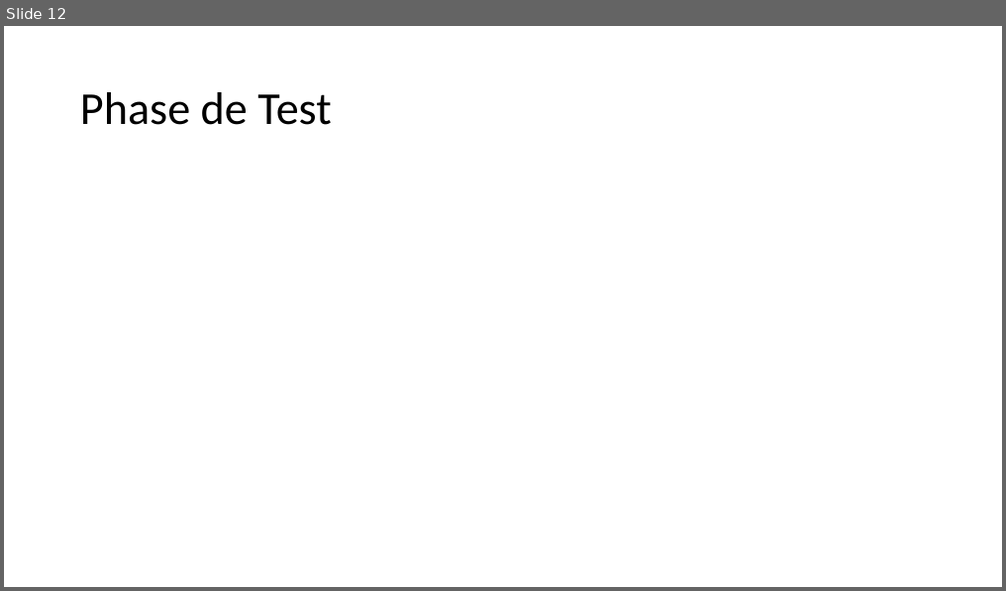
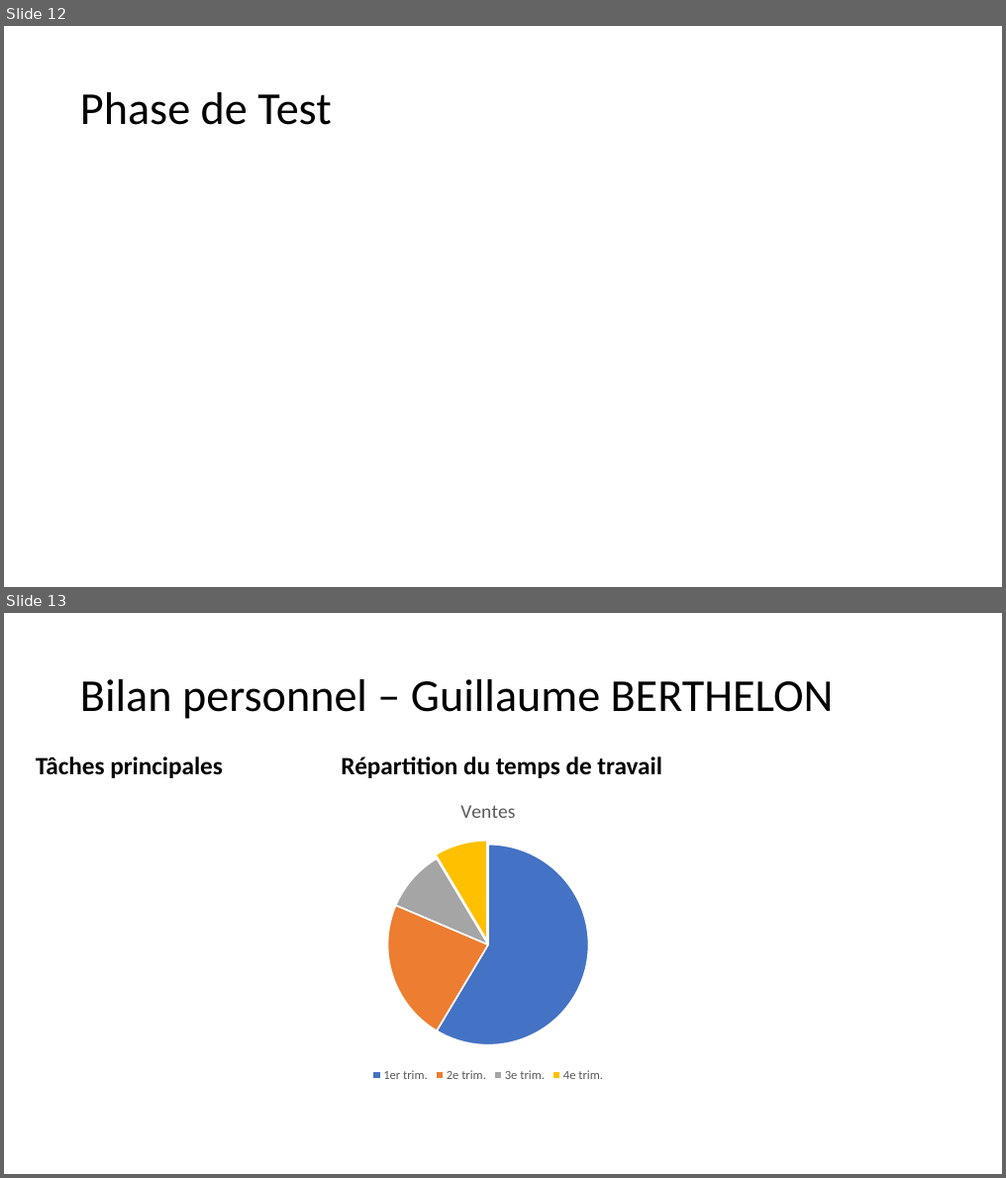
Before and after one commit to PorteAntoine/IHM_PEPPER_CPE2017, a slide deck: Rapport/Diapo_ihm_pepper.pptx. Shown one above the other, each under a label of ours: slide 12 before the commit, slides 12 and 13 after it. The pictures are 1006x591 and 1006x1178 pixels, drawn with LibreOffice and Linux fonts; fonts in the diff are those of the drawing; background and template pictures are left out. Boxes give left, top, right and bottom in pixels: in the first picture for what was removed or moved away, otherwise in the second. Text is boxed around its words. In the diff, an @@ line names an element or a change of style, - is before the commit and + after.

```diff
--- a/Rapport/Diapo_ihm_pepper.pptx
+++ b/Rapport/Diapo_ihm_pepper.pptx
@@ slide 13 added at bbox=[4, 613, 1002, 1174], background picture (left out) @@
@@ title added at bbox=[80, 679, 834, 719], 44 pt, text #000000 @@
+Bilan personnel – Guillaume BERTHELON
@@ text added at bbox=[36, 757, 223, 778], 24 pt, text #000000, bold @@
+Tâches principales
@@ text added at bbox=[341, 757, 662, 778], 24 pt, text #000000, bold @@
+Répartition du temps de travail
@@ pie chart added at bbox=[325, 784, 650, 1086] @@
+title "Ventes"
+categories: 1er trim., 2e trim., 3e trim., 4e trim.
+Ventes: 59, 23, 10, 9
```
Also in this commit, not shown: 1 slide changed, 6 other slides added, 1 slide removed.
